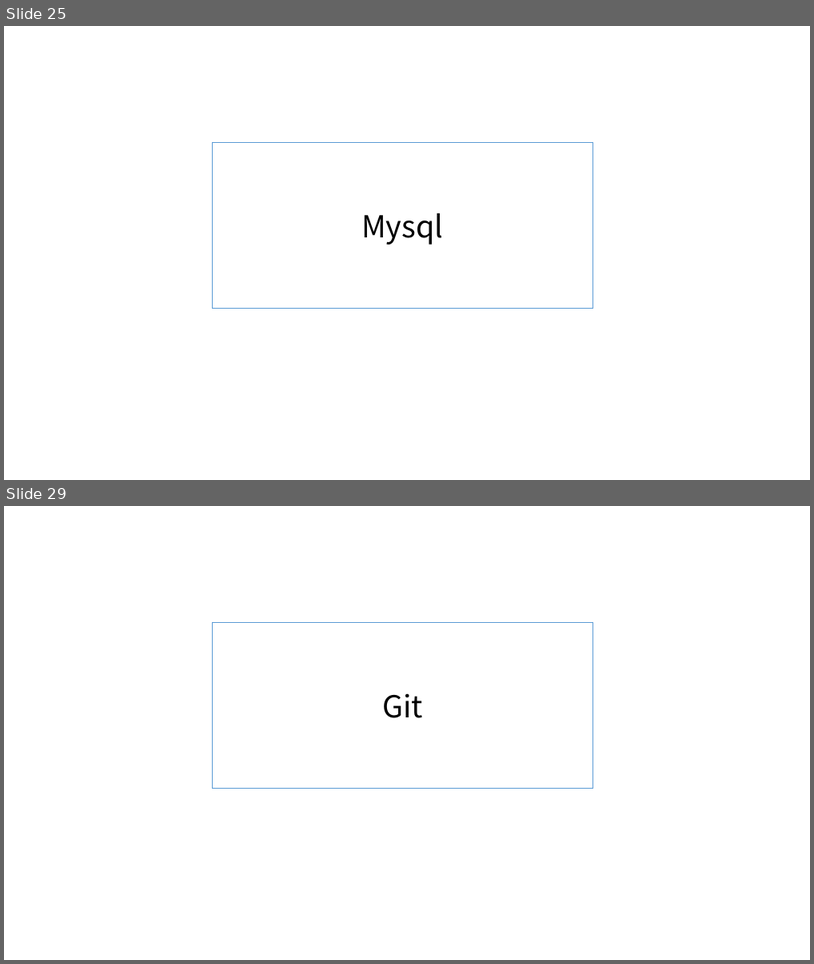
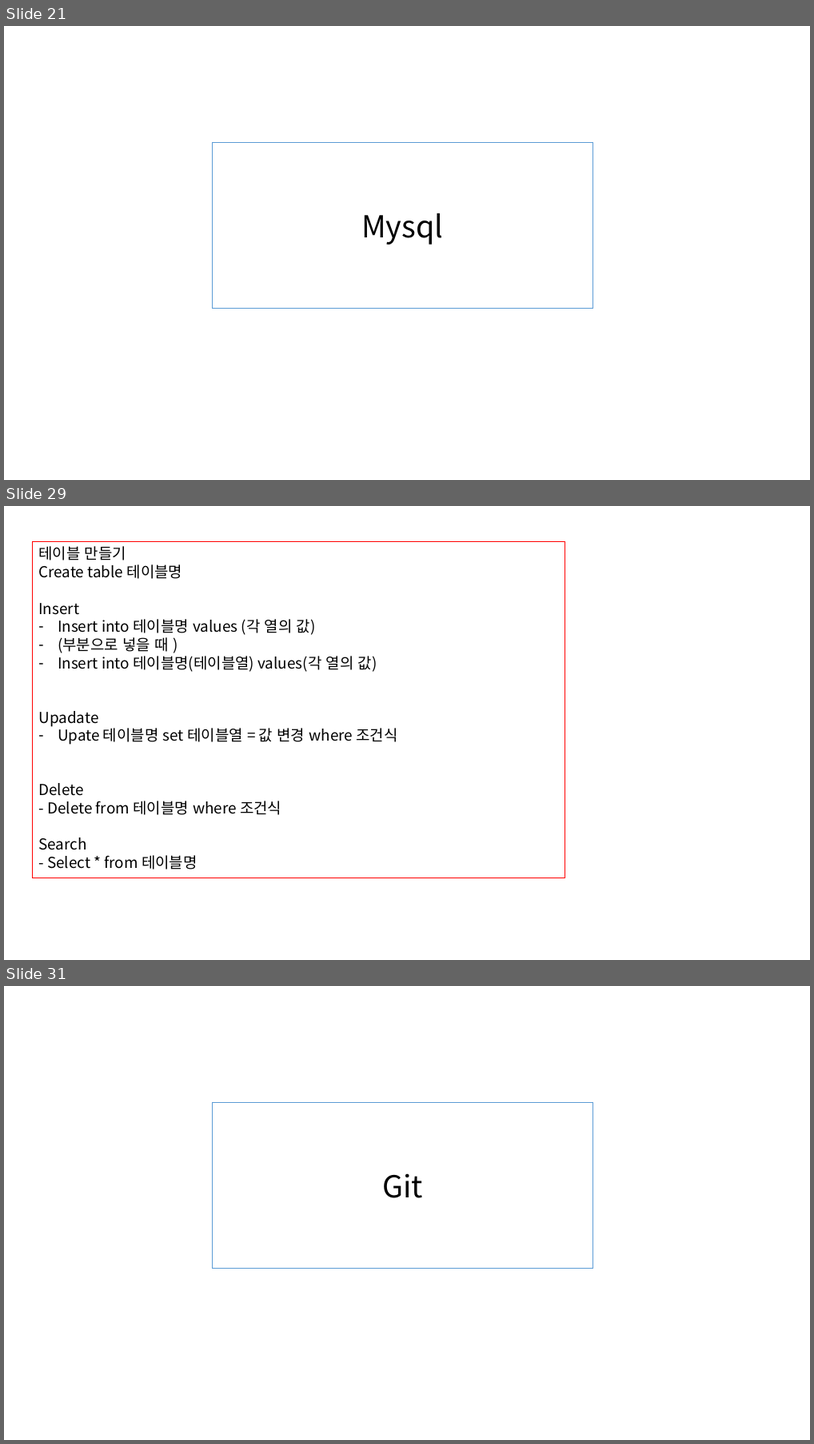
Before and after one commit to yunju94/know, a slide deck: know.pptx. Shown one above the other, each under a label of ours: slides 25 and 29 before the commit, slides 21, 29 and 31 after it; the slides between them are not shown. The pictures are 814x964 and 814x1444 pixels, drawn with LibreOffice and Linux fonts; fonts in the diff are those of the drawing. Boxes give left, top, right and bottom in pixels: in the first picture for what was removed or moved away, otherwise in the second. Text is boxed around its words. In the diff, an @@ line names an element or a change of style, - is before the commit and + after.

```diff
--- a/know.pptx
+++ b/know.pptx
@@ slide 29 added at [4,506,810,960], background #FFFFFF @@
@@ rectangle added at [33,542,566,877], outline #FF0000 0.75 pt, 18 pt, text #000000 @@
+테이블 만들기
+Create table 테이블명
+Insert
+– Insert into 테이블명 values (각 열의 값)
+– (부분으로 넣을 때 )
+– Insert into 테이블명(테이블열) values(각 열의 값)
+Upadate
+– Upate 테이블명 set 테이블열 = 값 변경 where 조건식
+Delete
+- Delete from 테이블명 where 조건식
+Search
+- Select * from 테이블명
@@ what was slide 25 is now slide 21 @@
@@ what was slide 29 is now slide 31 @@
```
Also in this commit, not shown: 3 slides changed, 88 other slides added, 5 slides removed, 1 other file.
